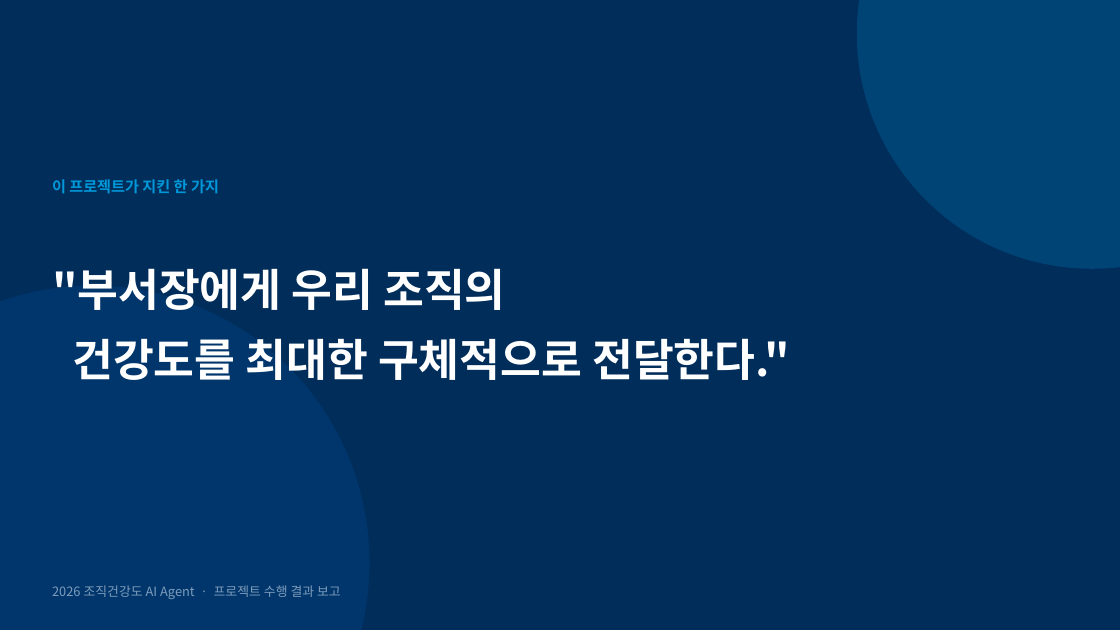
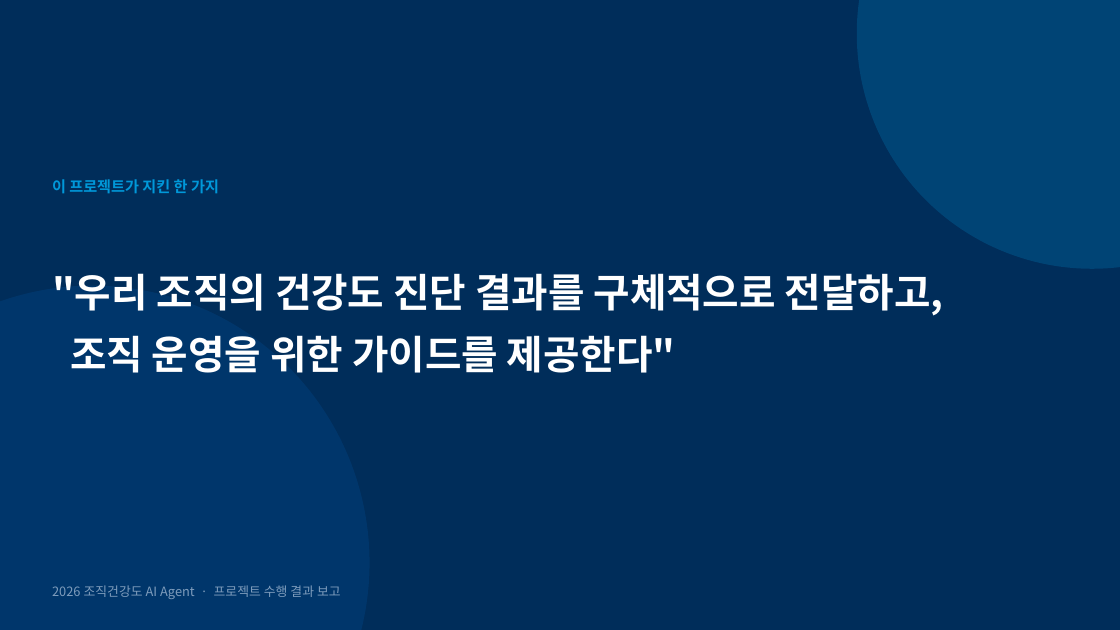
Before and after one commit to frypanegg/AI_PJT, a slide deck: slide 12 of Org_health_diag/docs/2026_조직건강도_AI_Agent_수행결과.pptx (slide 13 before the commit). Drawn at 1120x630 pixels with LibreOffice and Linux fonts; fonts in the diff are those of the drawing. Boxes give left, top, right and bottom in pixels: in the first picture for what was removed or moved away, otherwise in the second. Text is boxed around its words. In the diff, an @@ line names an element or a change of style, - is before the commit and + after.

```diff
--- a/Org_health_diag/docs/2026_조직건강도_AI_Agent_수행결과.pptx
+++ b/Org_health_diag/docs/2026_조직건강도_AI_Agent_수행결과.pptx
@@ text at [52, 273, 944, 373]: text changed; size 38 to 34 pt @@
-"부서장에게 우리 조직의
-건강도를 최대한 구체적으로 전달한다."
+"우리 조직의 건강도 진단 결과를 구체적으로 전달하고,
+조직 운영을 위한 가이드를 제공한다"
```
Also in this commit, not shown: 2 other slides changed, 1 slide removed.
